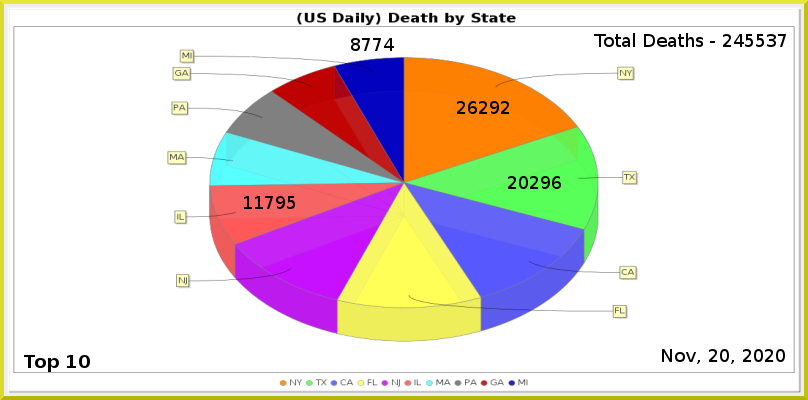
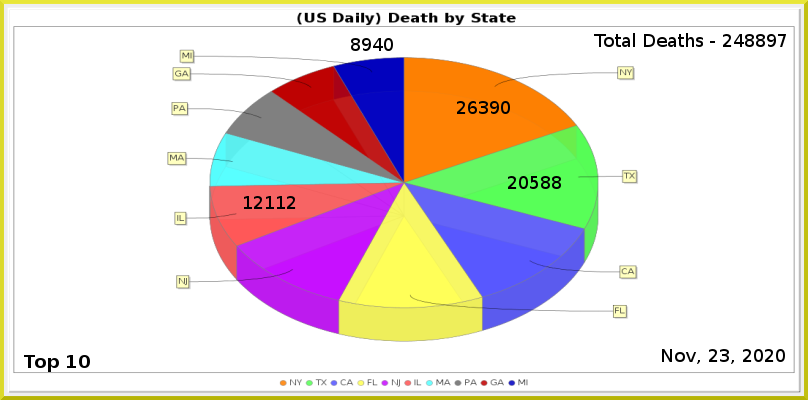
Two versions of the same layered image (808 x 400). Layer-by-layer changes:
painted on "Least" over (362, 38, 394, 51)
painted on "6" over (254, 196, 296, 209)
painted on "2" over (530, 176, 561, 189)
painted on "1" over (479, 101, 510, 114)
renamed "Total Deaths - 245537" to "Total Deaths - 248897", painted on it over (745, 34, 776, 47)
painted on "Current Date" over (720, 349, 729, 362)
painted on "Death_by_State.png" over (167, 49, 639, 342)
